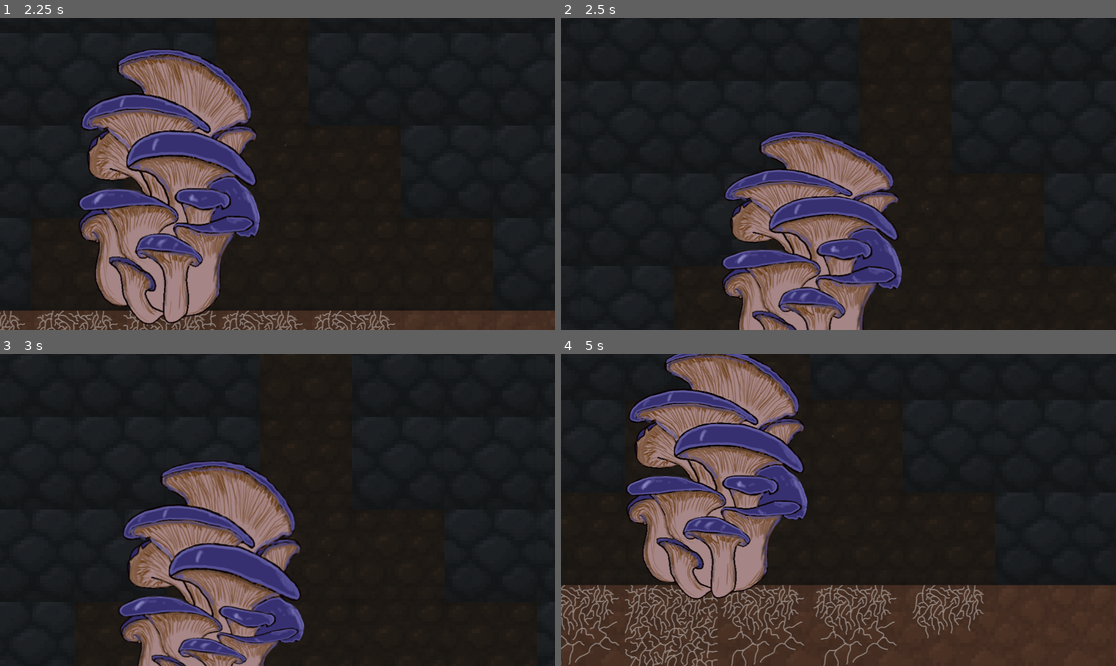
Above: before the commit, frames 1-4 (two rows, left to right).
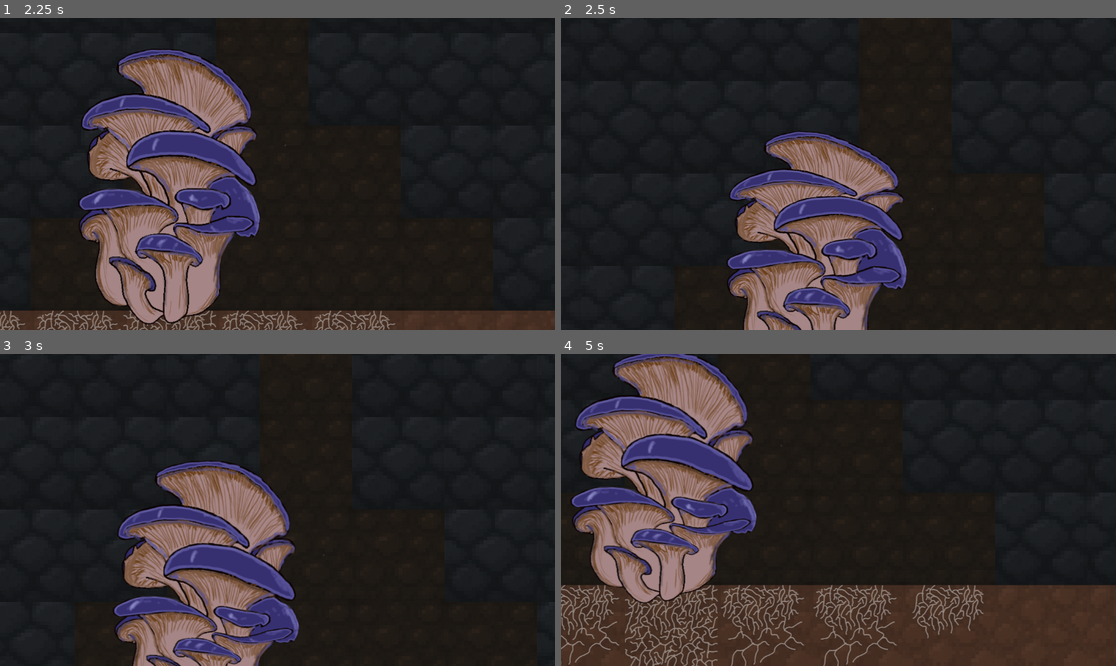
Above: after the commit, the same moments.

Repository: Shroomberg/shroomberg-game
Game: Godot game, scene res://assets/game_root/gameRoot.tscn
Same seed, same stepped clock (60 frames per second), same inputs: the game is played once before the commit and once after it.
Inputs (mouse positions are in pixels of both pictures, inside the frame that each line leads up to):
- Up to frame 1 (2.25 s): click "New game" at 0.5 s; move the mouse to (399, 158) at 1.27 s; hold D (move_right) 1.28-2 s; click (399, 158) at 1.42 s; drag from (127, 164) to (249, 236) at 2.02 s
- Up to frame 2 (2.5 s): no input
- Up to frame 3 (3 s): move the mouse to (333, 441) at 2.77 s; hold D (move_right) from 2.78 s (still down)
- Up to frame 4 (5 s): release D (move_right) at 3.5 s; drag from (810, 572) to (672, 463) at 3.52 s; move the mouse to (1005, 556) at 4.27 s; hold A (move_left) from 4.28 s (still down)

Frame 1 is identical in both runs. In frame 2, 8.6% of the frame differs, in the area x 29-68%, y 36-100%; in frame 3, 9.3%; in frame 4, 24%, in the area x 1-50%, y 0-80%.

Commit message:
added burrowing animation

Diff:
--- a/assets/mama_shroom/mama_schroom.tres
+++ b/assets/mama_shroom/mama_schroom.tres
@@ -11,10 +11,14 @@
 [ext_resource type="Texture2D" uid="uid://ctppu2lh70ryp" path="res://assets/mama_shroom/sprite/attack/main_attack0004.png" id="9_cv8vr"]
 [ext_resource type="Texture2D" uid="uid://cdasjndwwdfqd" path="res://assets/mama_shroom/sprite/attack/main_attack0005.png" id="10_tpbji"]
 [ext_resource type="Texture2D" uid="uid://okyxvtgn7f0b" path="res://assets/mama_shroom/sprite/attack/main_attack0006.png" id="11_ineti"]
+[ext_resource type="Texture2D" uid="uid://ciwefot14cj3d" path="res://assets/mama_shroom/sprite/burrowing/main_idle0000.png" id="12_2gj6c"]
 [ext_resource type="Texture2D" uid="uid://bdhaj7gw2xk7a" path="res://assets/mama_shroom/sprite/walking/main_walking0000.png" id="12_sv2qe"]
 [ext_resource type="Texture2D" uid="uid://ddgcq7p4hhhyu" path="res://assets/mama_shroom/sprite/walking/main_walking0001.png" id="13_oj5f5"]
+[ext_resource type="Texture2D" uid="uid://bn6d76x7330ou" path="res://assets/mama_shroom/sprite/burrowing/main_idle0001.png" id="13_rute1"]
 [ext_resource type="Texture2D" uid="uid://dbrlqcpgxtein" path="res://assets/mama_shroom/sprite/walking/main_walking0002.png" id="14_01vnj"]
+[ext_resource type="Texture2D" uid="uid://7ljj312t0cv5" path="res://assets/mama_shroom/sprite/burrowing/main_idle0002.png" id="14_lsnt2"]
 [ext_resource type="Texture2D" uid="uid://c58ch5me0cpx8" path="res://assets/mama_shroom/sprite/walking/main_walking0003.png" id="15_ck0wq"]
+[ext_resource type="Texture2D" uid="uid://3btiiwfslg7" path="res://assets/mama_shroom/sprite/burrowing/main_idle0003.png" id="15_r2a2b"]
 
 [resource]
 animations = [{
@@ -123,16 +127,16 @@
 }, {
 "frames": [{
 "duration": 1.0,
-"texture": ExtResource("1_qqrdp")
-}, {
-"duration": 1.0,
-"texture": ExtResource("2_0ftpr")
-}, {
-"duration": 1.0,
-"texture": ExtResource("3_pjhhq")
-}, {
-"duration": 1.0,
-"texture": ExtResource("4_5ep4t")
+"texture": ExtResource("12_2gj6c")
+}, {
+"duration": 1.0,
+"texture": ExtResource("13_rute1")
+}, {
+"duration": 1.0,
+"texture": ExtResource("14_lsnt2")
+}, {
+"duration": 1.0,
+"texture": ExtResource("15_r2a2b")
 }],
 "loop": true,
 "name": &"Borrowing",
@@ -182,16 +186,16 @@
 }, {
 "frames": [{
 "duration": 1.0,
-"texture": ExtResource("1_qqrdp")
-}, {
-"duration": 1.0,
-"texture": ExtResource("2_0ftpr")
-}, {
-"duration": 1.0,
-"texture": ExtResource("3_pjhhq")
-}, {
-"duration": 1.0,
-"texture": ExtResource("4_5ep4t")
+"texture": ExtResource("12_2gj6c")
+}, {
+"duration": 1.0,
+"texture": ExtResource("13_rute1")
+}, {
+"duration": 1.0,
+"texture": ExtResource("14_lsnt2")
+}, {
+"duration": 1.0,
+"texture": ExtResource("15_r2a2b")
 }],
 "loop": true,
 "name": &"Unborrowing",
--- a/assets/mama_shroom/mama_shroom.gd
+++ b/assets/mama_shroom/mama_shroom.gd
@@ -2,7 +2,7 @@
 
 @export var damage: float = 1.0
 @export var action_range: float = 3
-@export var borrow_duration: float = 1
+@export var borrow_duration: float = 3
 @export var attack_duration: float = 1
 @export var attack_cooldown: float = 1
 
--- a/assets/spitter/spitter.gd
+++ b/assets/spitter/spitter.gd
@@ -2,7 +2,7 @@
 
 @export var damage: float = 1.0
 @export var action_range: float = 3
-@export var borrow_duration: float = 0.1
+@export var borrow_duration: float = 2
 @export var attack_duration: float = 1
 @export var attack_cooldown: float = 1
 
--- a/assets/spitter/spitter.tres
+++ b/assets/spitter/spitter.tres
@@ -10,9 +10,13 @@
 [ext_resource type="Texture2D" uid="uid://ca50tdsb70gm5" path="res://assets/spitter/sprite/attack/mushroom_range_attack0003.png" id="8_df103"]
 [ext_resource type="Texture2D" uid="uid://d0qk3uo6qem76" path="res://assets/spitter/sprite/attack/mushroom_range_attack0004.png" id="9_r7kpl"]
 [ext_resource type="Texture2D" uid="uid://rfvaevxk1wq2" path="res://assets/spitter/sprite/attack/mushroom_range_attack0005.png" id="10_n87rk"]
+[ext_resource type="Texture2D" uid="uid://dwbane1afa5pl" path="res://assets/spitter/sprite/burrowing/mushroom_range_idle0000.png" id="11_dnpab"]
 [ext_resource type="Texture2D" uid="uid://g86elv5sfxf6" path="res://assets/spitter/sprite/walking/mushroom_range_walking0000.png" id="11_ubylq"]
 [ext_resource type="Texture2D" uid="uid://h4eamv6js0os" path="res://assets/spitter/sprite/walking/mushroom_range_walking0001.png" id="12_oud56"]
+[ext_resource type="Texture2D" uid="uid://c2hepulfaah8b" path="res://assets/spitter/sprite/burrowing/mushroom_range_idle0001.png" id="12_s07yy"]
 [ext_resource type="Texture2D" uid="uid://vi3a5flqh2bi" path="res://assets/spitter/sprite/walking/mushroom_range_walking0002.png" id="13_0ax18"]
+[ext_resource type="Texture2D" uid="uid://bsei4c27slovv" path="res://assets/spitter/sprite/burrowing/mushroom_range_idle0002.png" id="13_6r0gg"]
+[ext_resource type="Texture2D" uid="uid://cv4wp003pikjo" path="res://assets/spitter/sprite/burrowing/mushroom_range_idle0003.png" id="14_df103"]
 [ext_resource type="Texture2D" uid="uid://dem87dresmqj5" path="res://assets/spitter/sprite/walking/mushroom_range_walking0003.png" id="14_rmhyo"]
 
 [resource]
@@ -116,16 +120,16 @@
 }, {
 "frames": [{
 "duration": 1.0,
-"texture": ExtResource("1_japrb")
+"texture": ExtResource("11_dnpab")
 }, {
 "duration": 1.0,
-"texture": ExtResource("2_hlspa")
+"texture": ExtResource("12_s07yy")
 }, {
 "duration": 1.0,
-"texture": ExtResource("3_0g4bw")
+"texture": ExtResource("13_6r0gg")
 }, {
 "duration": 1.0,
-"texture": ExtResource("4_guww5")
+"texture": ExtResource("14_df103")
 }],
 "loop": true,
 "name": &"Borrowing",
@@ -175,16 +179,16 @@
 }, {
 "frames": [{
 "duration": 1.0,
-"texture": ExtResource("1_japrb")
+"texture": ExtResource("11_dnpab")
 }, {
 "duration": 1.0,
-"texture": ExtResource("2_hlspa")
+"texture": ExtResource("12_s07yy")
 }, {
 "duration": 1.0,
-"texture": ExtResource("3_0g4bw")
+"texture": ExtResource("13_6r0gg")
 }, {
 "duration": 1.0,
-"texture": ExtResource("4_guww5")
+"texture": ExtResource("14_df103")
 }],
 "loop": true,
 "name": &"Unborrowing",
--- a/assets/tentacler/tentacler.gd
+++ b/assets/tentacler/tentacler.gd
@@ -2,7 +2,7 @@
 
 @export var damage: float = 1.0
 @export var action_range: float = 3
-@export var borrow_duration: float = 0.1
+@export var borrow_duration: float = 2
 @export var attack_duration: float = 1
 @export var attack_cooldown: float = 1
 
--- a/assets/tentacler/tentacler.tres
+++ b/assets/tentacler/tentacler.tres
@@ -8,9 +8,13 @@
 [ext_resource type="Texture2D" uid="uid://bnj51p2vxi3us" path="res://assets/tentacler/sprite/attack/mushroom_melee_attack0001.png" id="6_kcfru"]
 [ext_resource type="Texture2D" uid="uid://b3n74eek53ox4" path="res://assets/tentacler/sprite/attack/mushroom_melee_attack0002.png" id="7_xnu81"]
 [ext_resource type="Texture2D" uid="uid://cx8ppagkaqagm" path="res://assets/tentacler/sprite/attack/mushroom_melee_attack0003.png" id="8_bhlgy"]
+[ext_resource type="Texture2D" uid="uid://fimd2s7e5veg" path="res://assets/tentacler/sprite/burrowing/mushroom_melee_idle0000.png" id="9_0tdhs"]
 [ext_resource type="Texture2D" uid="uid://b4naxguumjfkf" path="res://assets/tentacler/sprite/walking/mushroom_melee_walking0000.png" id="9_q5ju7"]
 [ext_resource type="Texture2D" uid="uid://b8ycvaequik4n" path="res://assets/tentacler/sprite/walking/mushroom_melee_walking0001.png" id="10_88w6o"]
+[ext_resource type="Texture2D" uid="uid://b2naadcijfv83" path="res://assets/tentacler/sprite/burrowing/mushroom_melee_idle0001.png" id="10_kcfru"]
 [ext_resource type="Texture2D" uid="uid://c7maag4llky50" path="res://assets/tentacler/sprite/walking/mushroom_melee_walking0002.png" id="11_rxdf1"]
+[ext_resource type="Texture2D" uid="uid://e7c26502spnd" path="res://assets/tentacler/sprite/burrowing/mushroom_melee_idle0002.png" id="11_xnu81"]
+[ext_resource type="Texture2D" uid="uid://bml0givifty7s" path="res://assets/tentacler/sprite/burrowing/mushroom_melee_idle0003.png" id="12_bhlgy"]
 [ext_resource type="Texture2D" uid="uid://bn4b3k0qd874u" path="res://assets/tentacler/sprite/walking/mushroom_melee_walking0003.png" id="12_g1pr6"]
 [ext_resource type="Texture2D" uid="uid://cdl5vt64shh0q" path="res://assets/tentacler/sprite/walking/mushroom_melee_walking0004.png" id="13_r0xyc"]
 [ext_resource type="Texture2D" uid="uid://dtv16a4a6nm3v" path="res://assets/tentacler/sprite/walking/mushroom_melee_walking0005.png" id="14_yuy0e"]
@@ -104,16 +108,16 @@
 }, {
 "frames": [{
 "duration": 1.0,
-"texture": ExtResource("1_nwfa7")
+"texture": ExtResource("9_0tdhs")
 }, {
 "duration": 1.0,
-"texture": ExtResource("2_6c3cq")
+"texture": ExtResource("10_kcfru")
 }, {
 "duration": 1.0,
-"texture": ExtResource("3_dq0oy")
+"texture": ExtResource("11_xnu81")
 }, {
 "duration": 1.0,
-"texture": ExtResource("4_pdya4")
+"texture": ExtResource("12_bhlgy")
 }],
 "loop": true,
 "name": &"Borrowing",
@@ -169,16 +173,16 @@
 }, {
 "frames": [{
 "duration": 1.0,
-"texture": ExtResource("1_nwfa7")
+"texture": ExtResource("9_0tdhs")
 }, {
 "duration": 1.0,
-"texture": ExtResource("2_6c3cq")
+"texture": ExtResource("10_kcfru")
 }, {
 "duration": 1.0,
-"texture": ExtResource("3_dq0oy")
+"texture": ExtResource("11_xnu81")
 }, {
 "duration": 1.0,
-"texture": ExtResource("4_pdya4")
+"texture": ExtResource("12_bhlgy")
 }],
 "loop": true,
 "name": &"Unborrowing",
--- a/assets/tentacler/tentacler.tscn
+++ b/assets/tentacler/tentacler.tscn
@@ -5,6 +5,21 @@
 
 [sub_resource type="RectangleShape2D" id="RectangleShape2D_qqeta"]
 size = Vector2(79.25, 123.031)
+
+[sub_resource type="Animation" id="Animation_bssnc"]
+length = 0.001
+tracks/0/type = "value"
+tracks/0/imported = false
+tracks/0/enabled = true
+tracks/0/path = NodePath("Sprite:scale")
+tracks/0/interp = 1
+tracks/0/loop_wrap = true
+tracks/0/keys = {
+"times": PackedFloat32Array(0),
+"transitions": PackedFloat32Array(1),
+"update": 0,
+"values": [Vector2(1, 1)]
+}
 
 [sub_resource type="Animation" id="Animation_uselb"]
 resource_name = "click_borrowed"
@@ -20,21 +35,6 @@
 "transitions": PackedFloat32Array(3.36358, 3.36358, 3.36358),
 "update": 0,
 "values": [Vector2(1, 1), Vector2(1, 1.7), Vector2(1, 1)]
-}
-
-[sub_resource type="Animation" id="Animation_bssnc"]
-length = 0.001
-tracks/0/type = "value"
-tracks/0/imported = false
-tracks/0/enabled = true
-tracks/0/path = NodePath("Sprite:scale")
-tracks/0/interp = 1
-tracks/0/loop_wrap = true
-tracks/0/keys = {
-"times": PackedFloat32Array(0),
-"transitions": PackedFloat32Array(1),
-"update": 0,
-"values": [Vector2(1, 1)]
 }
 
 [sub_resource type="Animation" id="Animation_kf8lp"]
Not shown: 1 places in assets/game_root/gameRoot.tscn that only renumber resources
Not shown: 1 places in assets/mama_shroom/mama_schroom.tres that only renumber resources
Binary file added: assets/mama_shroom/sprite/burrowing/main_idle0000.png
Not shown, added: assets/mama_shroom/sprite/burrowing/main_idle0000.png.import
Binary file added: assets/mama_shroom/sprite/burrowing/main_idle0001.png
Not shown, added: assets/mama_shroom/sprite/burrowing/main_idle0001.png.import
Binary file added: assets/mama_shroom/sprite/burrowing/main_idle0002.png
Not shown, added: assets/mama_shroom/sprite/burrowing/main_idle0002.png.import
Binary file added: assets/mama_shroom/sprite/burrowing/main_idle0003.png
Not shown, added: assets/mama_shroom/sprite/burrowing/main_idle0003.png.import
Not shown: 1 places in assets/spitter/spitter.tres that only renumber resources
Binary file added: assets/spitter/sprite/burrowing/mushroom_range_idle0000.png
(and 16 more such lines)
